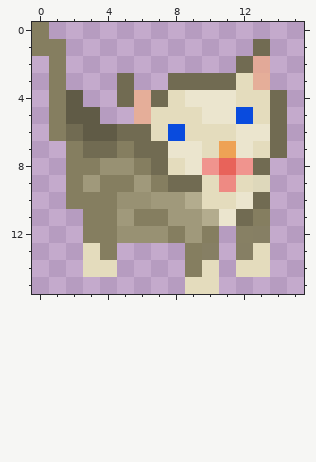
Pixel-art sprite, stored at images/cat_walk_right1.png. Above, as it was before the edit.
The file is 16x16 pixels. Pixels under 10% opacity are left out. Colours within 5 levels of each other are drawn and written as one.
And afterwards:
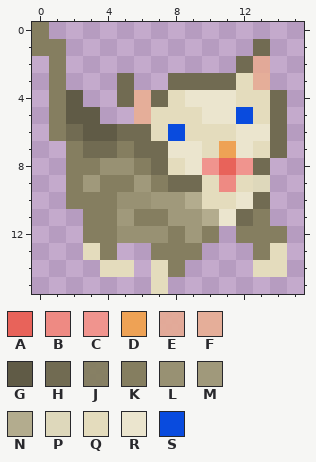
Palette (. is transparent): A #e8635a  B #ee8a83  C #f0948e  D #eea255  E #e4aa96f3  F #e5ae99  G #605b46  H #716b52  J #847e5ff3  K #857e60  L #989173  M #a0997b  N #b3ac8e  P #ded8bb  Q #e4dcbd  R #ebe5ce  S #094bde
Message: Modified in browser at pixie.strd6.com
Diff:
The edit adds colour K in row 12 at x 14; in row 13 at x 7 to 8; in row 14 at x 8.
Colour J gives way to colour K in row 12 at x 12 to 13.
Colour Q gives way to colour K in row 13 at x 13.
The edit adds colour Q in row 13 at x 14; in row 14 at x 5, 7 and 14; in row 15 at x 7.
The edit erases colour J in row 13 at x 10 and 12.
The edit erases colour K in row 14 at x 9.
The edit erases colour Q in row 14 at x 3, 10 and 12; in row 15 at x 9 to 10.
